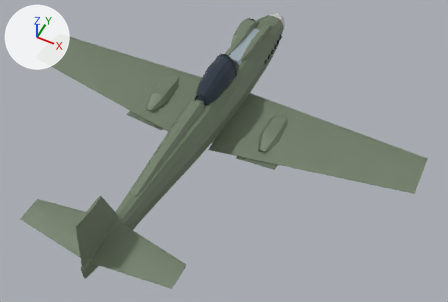
The glTF model media/bf109k4.glb: old version first, new version second.
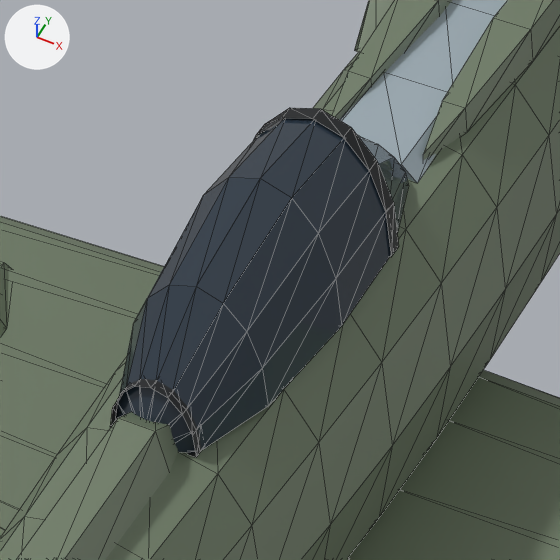
The first picture shows the older version from a 50 mm camera at (4.97, -9.51, 10.31) aimed at (0.77, -1.11, -0.19). The close-ups show the older and then the newer version on the part from 40% to 58% of the width and 13% to 40% of the height of that picture. Only the edits that show in the close-ups are written down. Lighting does not change. The marker at upper left points along +X, +Y and +Z. The close-ups show mesh edges as thin lines. Where no turn or scale is listed for an object, it has been applied to the vertices. Vertices at exactly the same position are counted once.

In view in the first close-up: 'Canopy Frame', 'Cockpit Glass', 'Cowl Gun Bulges', 'Fuselage', 'Glare Panel', 'Spine Fairing', 'Supercharger Intake', 'Wing L', 'Wing R' and 1 more.
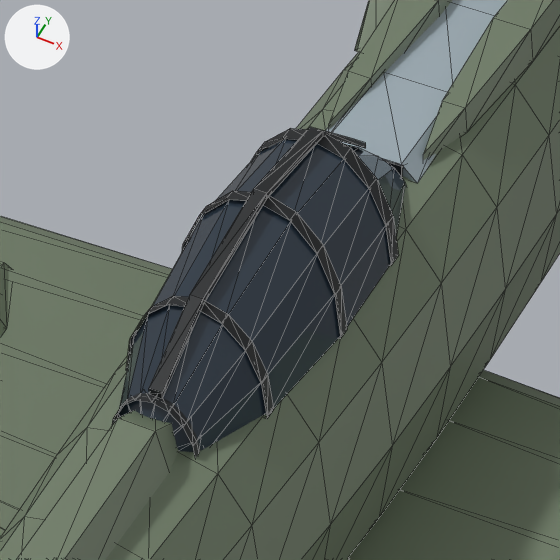
Boxes (x1, y1, x2, y2) around the edits, measured in the close-ups (560 x 560 px; the box of a moved part takes in the faces that stretch with it):
'Cockpit Glass', moved, rescaled (6% shorter)
    before: (116, 118, 408, 453)
    after: (118, 138, 406, 452)
'Canopy Frame', reshaped
    before: (110, 108, 399, 457)
    after: (112, 127, 404, 458)
part 1 of me_canopy_frame, moved or reshaped
    before: (253, 108, 399, 257)
    after: (252, 128, 399, 266)
part 2 of me_canopy_frame, moved or reshaped
    before: (110, 379, 202, 457)
    after: (112, 393, 200, 458)
part 3 of me_canopy_frame, added
    after: (182, 191, 347, 339)
part 4 of me_canopy_frame, added
    after: (126, 296, 274, 419)
part 5 of me_canopy_frame, added
    after: (149, 127, 366, 398)
part 6 of me_canopy_frame, added (mostly hidden)
    after: (383, 159, 404, 177)

The change in detail:
me_canopy_frame is used by ob_canopy_frame; location (0.0, 0.0, 0.0).
Verts and faces of me_canopy_frame; kept vertices keep their numbers, new ones are numbered from 36.
me_canopy_frame had 36 vertices, 36 faces and spanned x -0.306..0.306, y -0.745..0.505, z 0.64..1.145.
me_canopy_frame now has 100 vertices, 120 faces and spans x -0.315..0.315, y -0.745..0.915, z 0.6..1.124.
me_canopy_frame part 1: the loose piece of 18 vertices spanning x -0.306..0.306, y 0.445..0.505, z 0.64..1.145 is scaled about its middle by (1, 1, 0.89), then moved by (0.0, 0.0, -0.068).
me_canopy_frame part 2: the loose piece of 18 vertices spanning x -0.162..0.162, y -0.745..-0.685, z 0.64..0.887 is scaled about its middle by (1, 1, 0.9), then moved by (0.0, 0.0, -0.052).
me_canopy_frame part 3: the loose piece of 18 vertices spanning x -0.306..0.306, y 0.445..0.505, z 0.64..1.145 is copied, and the copy is scaled about its middle by (1.03, 0.833, 0.98), then moved by (0.0, -0.42, -0.045); it spans x -0.315..0.315, y 0.03..0.08, z 0.6..1.094.
me_canopy_frame part 4: the loose piece of 18 vertices spanning x -0.162..0.162, y -0.745..-0.685, z 0.64..0.887 is copied, and the copy is scaled about its middle by (1.66, 0.833, 1.6), then moved by (0.0, 0.303, 0.034); it spans x -0.269..0.269, y -0.438..-0.387, z 0.6..0.995.
me_canopy_frame part 5: a new loose piece of 20 vertices spanning x -0.025..0.025, y -0.715..0.815, z 0.747..1.124, in mat_ac_dark (black #1d1f22).
Part 6, on me_canopy_frame:
New vertex 36 is at (-0.156, 0.835, 0.6).
New vertex 37 is at (-0.156, 0.835, 0.7).
New vertex 38 is at (-0.156, 0.915, 0.6).
New vertex 39 is at (-0.156, 0.915, 0.66).
New vertices 40 to 43 stand at vertices 36 to 39, in that order, plus (0.312, 0.0, 0.0).
New faces: (36, 37, 39), (36, 39, 38), (37, 41, 43), (37, 43, 39), (40, 42, 41), (41, 42, 43).
New faces: (36, 38, 40), (38, 42, 40), (37, 40, 41), (36, 40, 37), (38, 39, 43), (38, 43, 42).
me_cockpit_glass is used by ob_cockpit_glass; location (0.0, 0.0, 0.0).
me_cockpit_glass had 63 vertices, 122 faces and spanned x -0.31..0.31, y -0.8..0.9, z 0.64..1.18.
me_cockpit_glass now has 63 vertices, 122 faces and spans x -0.31..0.31, y -0.8..0.9, z 0.6..1.08.
me_cockpit_glass part 7: the whole mesh is scaled about its middle by (1, 1, 0.887), then moved by (0.0, 0.0, -0.07).
